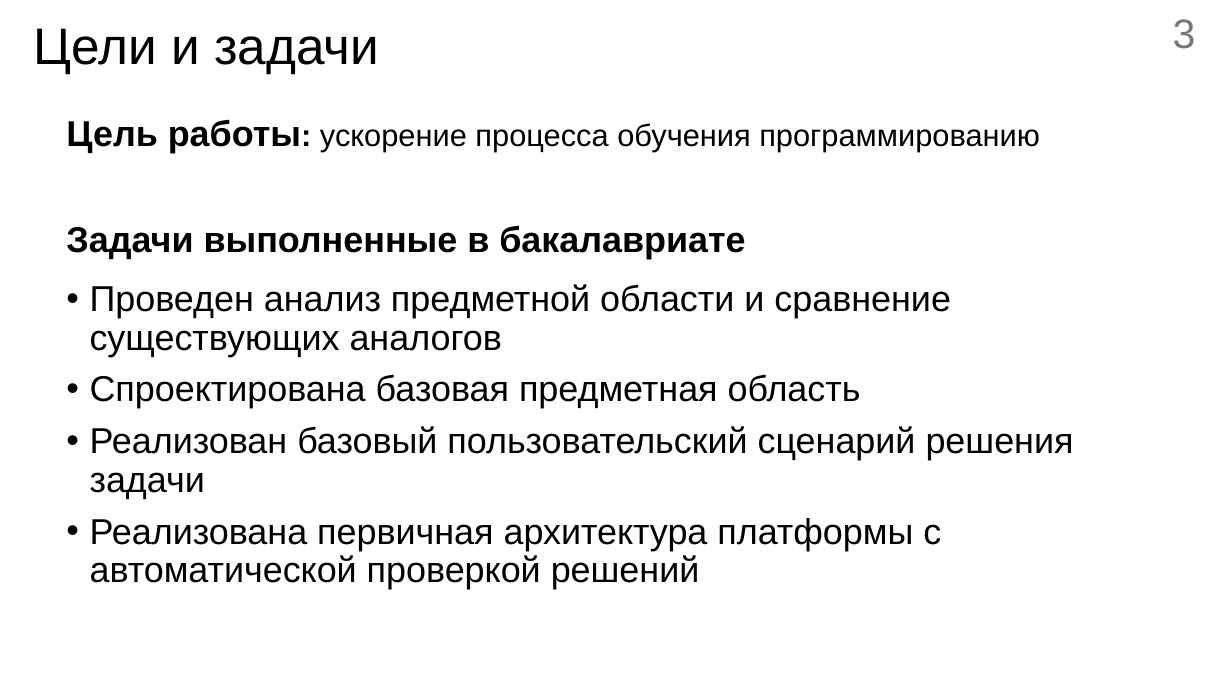
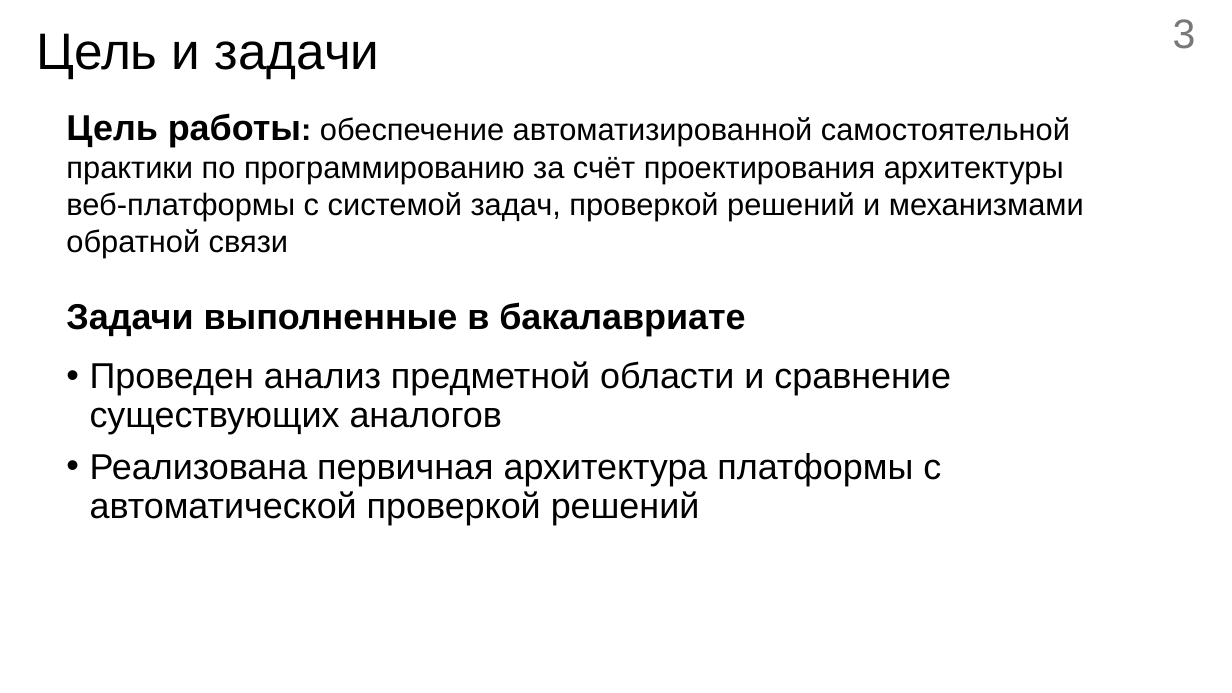
Before and after one commit to kemper0110/supreme-code, a slide deck: slide 3 of docs/6k/diploma/prez/prez2.pptx. Drawn at 1232x693 pixels with LibreOffice and Linux fonts; fonts in the diff are those of the drawing. Boxes give left, top, right and bottom in pixels: in the first picture for what was removed or moved away, otherwise in the second. Text is boxed around its words. In the diff, an @@ line names an element or a change of style, - is before the commit and + after.

```diff
--- a/docs/6k/diploma/prez/prez2.pptx
+++ b/docs/6k/diploma/prez/prez2.pptx
@@ text at (36, 33, 380, 79): text changed @@
-Цели и задачи
+Цель и задачи
@@ text at (66, 113, 1084, 258): text changed @@
-Цель работы: ускорение процесса обучения программированию
+Цель работы: обеспечение автоматизированной самостоятельной практики по программированию за счёт проектирования архитектуры веб-платформы с системой задач, проверкой решений и механизмами обратной связи
@@ text "Задачи выполненные в бакалавриате": place and size @@
-text "Задачи выполненные в бакалавриате" at (66, 225, 745, 259)
+text "Задачи выполненные в бакалавриате" at (66, 302, 745, 336)
@@ text "Проведен анализ предметной области и ...": place and size @@
-text "Проведен анализ предметной области и ..." at (90, 284, 1074, 589)
+text "Проведен анализ предметной области и ..." at (90, 361, 951, 525)
@@ text at (90, 374, 1074, 499): paragraphs removed @@
-• Спроектирована базовая предметная область
-• Реализован базовый пользовательский сценарий решения задачи
```
Also in this commit, not shown: 3 other slides changed, 1 other file.
